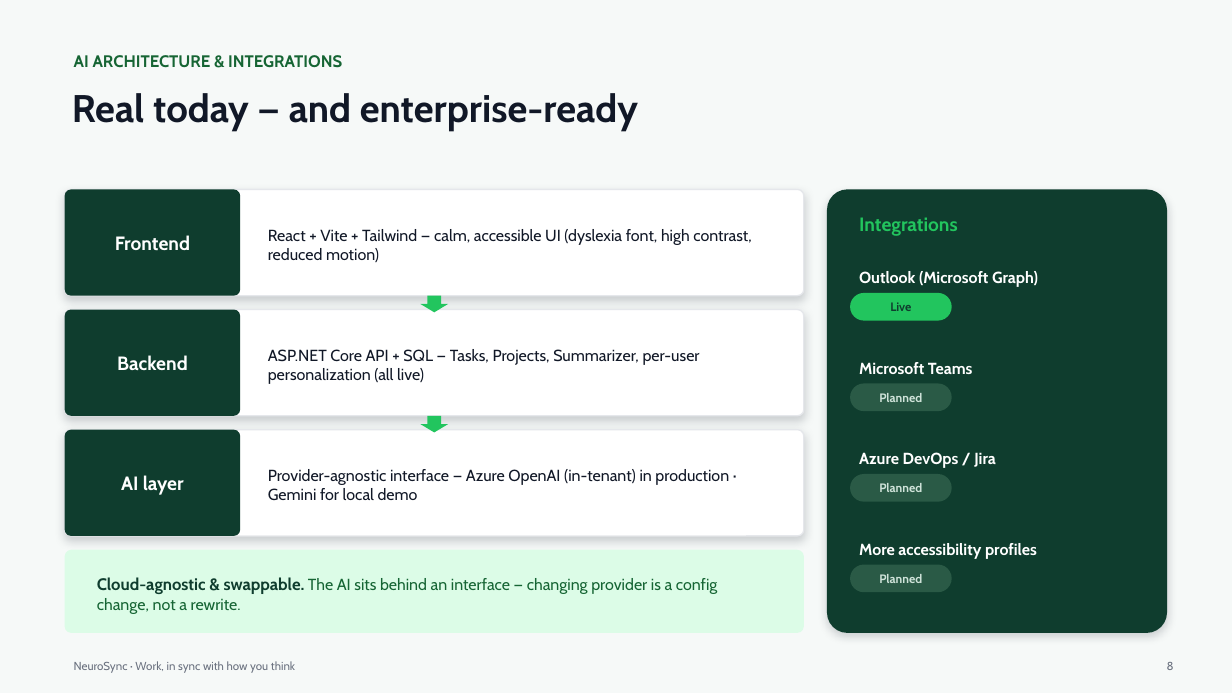
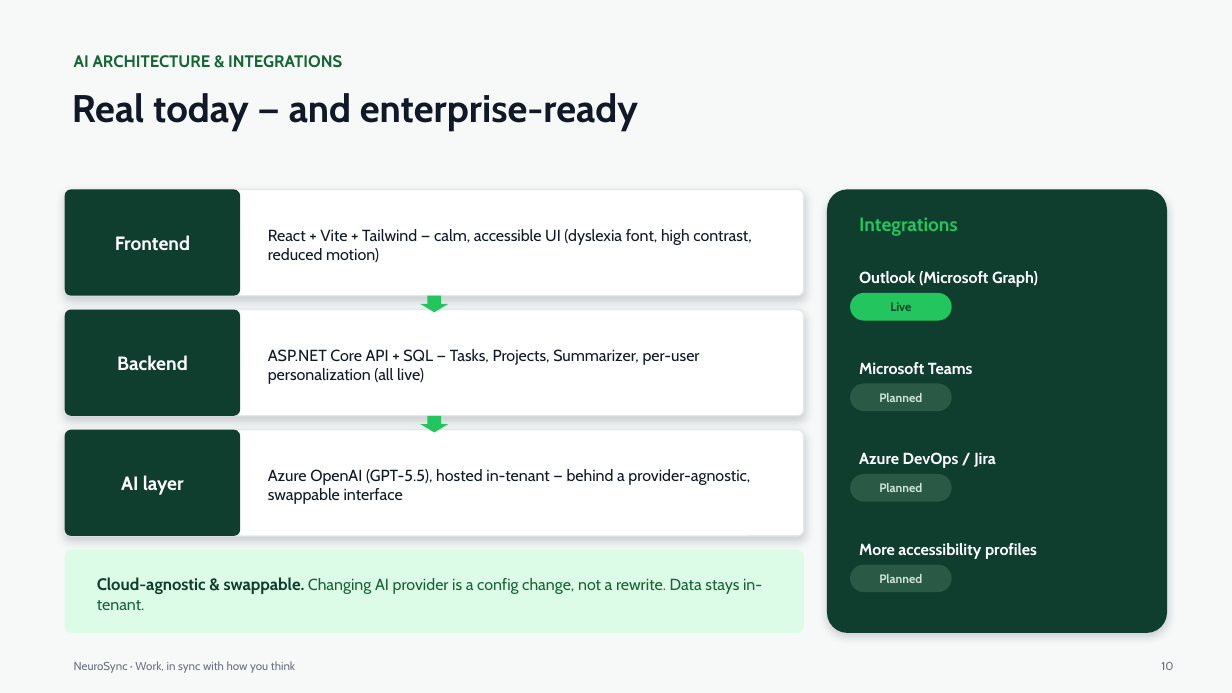
Before and after one commit to kumarsaransh55/NeuroSync, a slide deck: slide 10 of docs/NeuroSync-Final-Deck.pptx (slide 8 before the commit). Drawn at 1232x693 pixels with LibreOffice and Linux fonts; fonts in the diff are those of the drawing. Boxes give left, top, right and bottom in pixels: in the first picture for what was removed or moved away, otherwise in the second. Text is boxed around its words. In the diff, an @@ line names an element or a change of style, - is before the commit and + after.

```diff
--- a/docs/NeuroSync-Final-Deck.pptx
+++ b/docs/NeuroSync-Final-Deck.pptx
@@ text at [268,469,750,504]: text changed @@
-Provider-agnostic interface — Azure OpenAI (in-tenant) in production · Gemini for local demo
+Azure OpenAI (GPT-5.5), hosted in-tenant — behind a provider-agnostic, swappable interface
@@ text at [97,577,762,610]: text changed @@
-Cloud-agnostic & swappable. The AI sits behind an interface — changing provider is a config change, not a rewrite.
+Cloud-agnostic & swappable. Changing AI provider is a config change, not a rewrite. Data stays in-tenant.
@@ text at [1161,662,1173,670]: text changed @@
-8
+10
```
Also in this commit, not shown: 10 other slides changed, 1 slide added, 6 other files.
